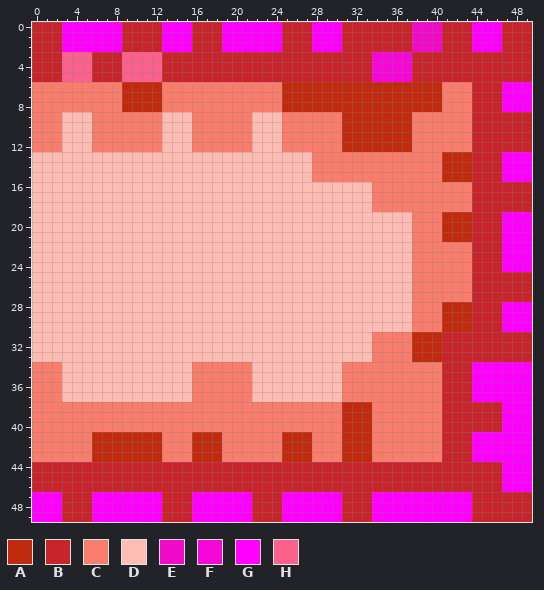
File history of a pixel-art sprite, image/explosion_horizontal_right_last2.png. This is how it looked before the edit.
The file is 50x50 pixels.
Palette (. is transparent): A #c02a0e  B #c7252c  C #f97d6c  D #fdbdb5  E #f10ac8  F #f507d7  G #ff00ff  H #fa618c
After:
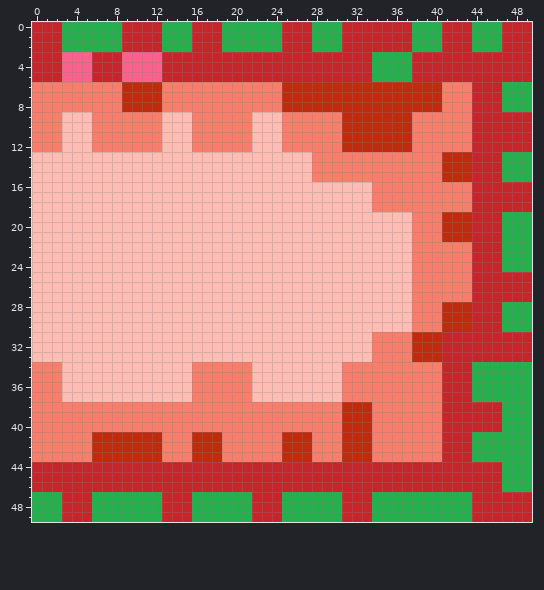
The exact change:
{"colour":"G","old":"#ff00ff","new":"#22b14c"}
{"y":0,"x":38,"old":"EEE","new":"GGG"}
{"y":1,"x":38,"old":"EEE","new":"GGG"}
{"y":2,"x":38,"old":"EEE","new":"GGG"}
{"y":3,"x":34,"old":"FFFF","new":"GGGG"}
{"y":4,"x":34,"old":"FFFF","new":"GGGG"}
{"y":5,"x":34,"old":"FFFF","new":"GGGG"}
{"label":"changed","picture_box":[62,22,122,52]}
{"label":"changed","picture_box":[162,22,502,82]}
{"label":"changed","picture_box":[502,82,532,112]}
{"label":"changed","picture_box":[92,152,532,522]}
{"label":"changed","picture_box":[32,492,62,522]}
